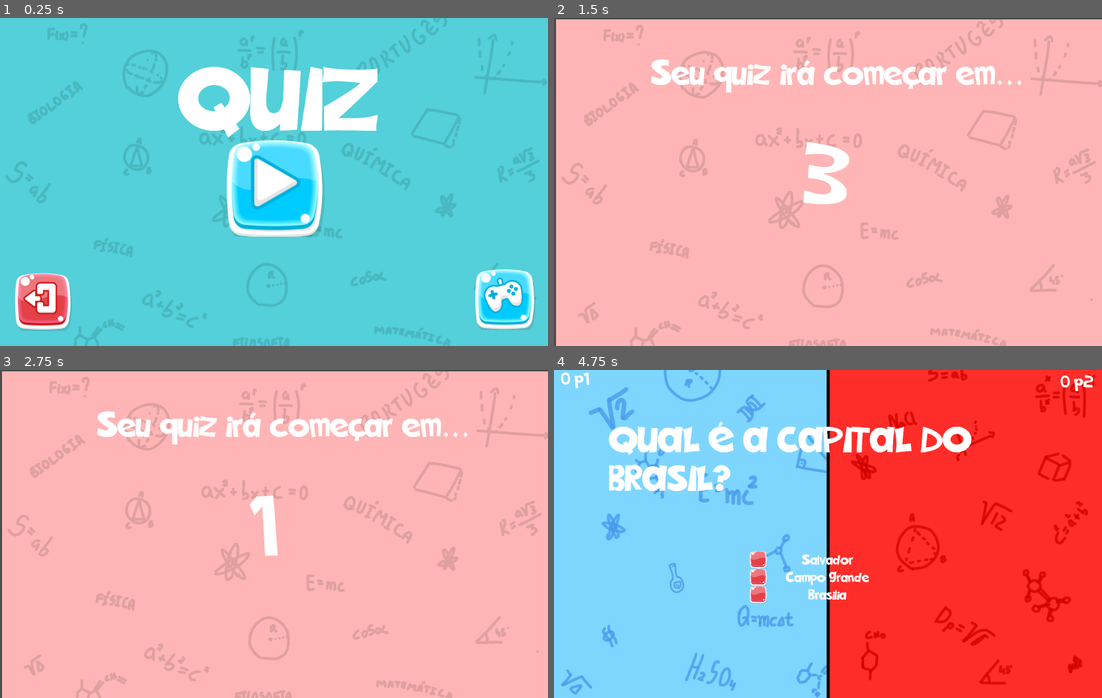
Above: before the commit, frames 1-4 (two rows, left to right).
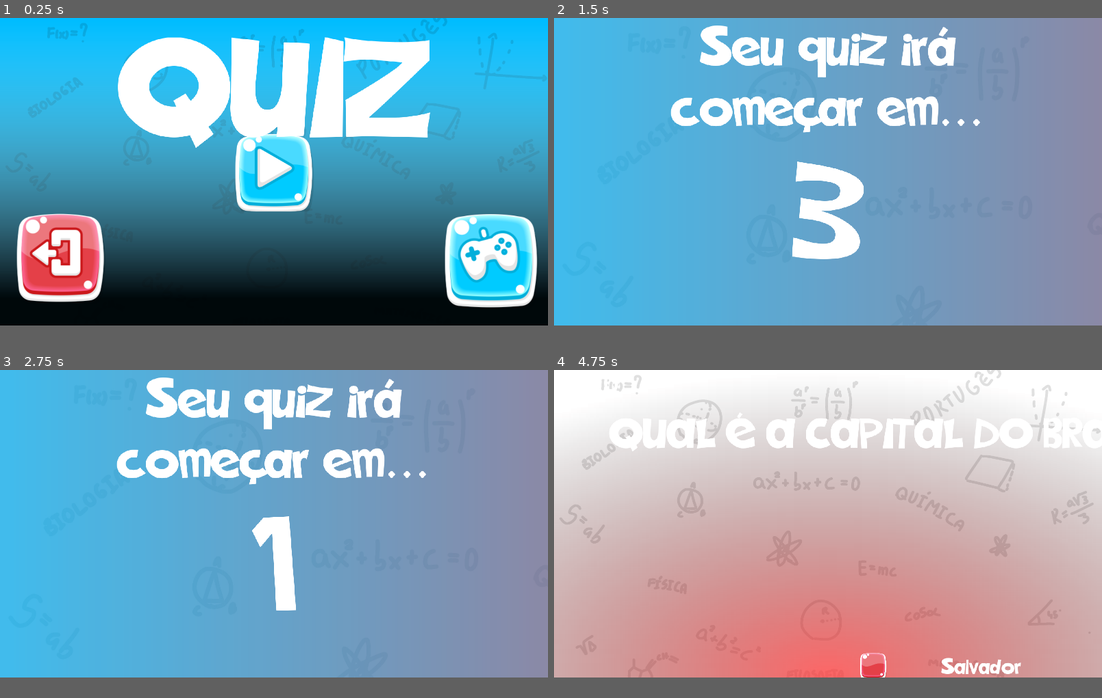
Above: after the commit, the same moments.

Repository: LabirasIFPI/Quiz-SKAR
Game: Godot game, scene res://Cenas/Menu.tscn
Same seed, same stepped clock (60 frames per second), same inputs: the game is played once before the commit and once after it.
Inputs (mouse positions are in pixels of both pictures, inside the frame that each line leads up to; where the layout moved, square brackets give the same spot in the first picture):
- Up to frame 1 (0.25 s): no input
- Up to frame 2 (1.5 s): click (828, 182) [833, 188] at 0.5 s; tap Enter at 1.25 s; tap 1 (JogadorAzul) at 1.35 s
- Up to frame 3 (2.75 s): tap 2 (JogadorVermelho) at 1.55, 2.1 s; tap Space at 2 s; hold Down (ui_down) from 2.03 s (still down); tap 1 (JogadorAzul) at 2.3 s
- Up to frame 4 (4.75 s): release Down (ui_down) at 2.78 s; tap 1 (JogadorAzul) at 2.85, 3.8, 4.35 s; tap 2 (JogadorVermelho) at 3.05, 3.6, 4.55 s; tap Enter at 3.5 s; tap Space at 4.25 s; hold Down (ui_down) from 4.28 s (still down)
In our replay, the window is 800x480 before the commit and 800x450 after it. These sizes can differ from the game's own. Grey fills any space a smaller window leaves; there, only what the larger window draws over its background counts as a difference.

The runs differ from the first frame. In frame 1, 90% of the frame differs, in the area x 0-100%, y 0-100%; in frame 2, 94%; in frame 3, 94%; in frame 4, 96%.

Commit message:
atualizações

Diff:
--- a/Cenas/Aviso.tscn
+++ b/Cenas/Aviso.tscn
@@ -1,8 +1,12 @@
-[gd_scene load_steps=6 format=2]
+[gd_scene load_steps=8 format=2]
 
 [ext_resource path="res://Códigos/ sobre_avisos.gd" type="Script" id=1]
 [ext_resource path="res://Assets/Fontes/tmj_by_mallagueta_pepper-d62rr8r.ttf" type="DynamicFontData" id=2]
 [ext_resource path="res://Assets/FreeGUI/png/bg_branco.jpeg" type="Texture" id=3]
+[ext_resource path="res://Data/QuizMain.tres" type="Gradient" id=4]
+
+[sub_resource type="GradientTexture2D" id=5]
+gradient = ExtResource( 4 )
 
 [sub_resource type="DynamicFont" id=3]
 size = 200
@@ -12,32 +16,53 @@
 size = 500
 font_data = ExtResource( 2 )
 
-[node name="Aviso" type="Node2D"]
+[node name="Aviso" type="Control"]
+margin_right = 1920.0
+margin_bottom = 1080.0
 script = ExtResource( 1 )
 
-[node name="Bg" type="Sprite" parent="."]
+[node name="CanvasLayer" type="CanvasLayer" parent="."]
+layer = -1
+follow_viewport_enable = true
+
+[node name="Bg" type="TextureRect" parent="CanvasLayer"]
 self_modulate = Color( 1, 0.713726, 0.713726, 1 )
-position = Vector2( 1511, 908 )
+margin_right = 3000.0
+margin_bottom = 1800.0
 texture = ExtResource( 3 )
 
+[node name="color-bg" type="TextureRect" parent="CanvasLayer"]
+anchor_right = 1.0
+anchor_bottom = 1.0
+margin_right = 2997.0
+margin_bottom = 1796.0
+texture = SubResource( 5 )
+expand = true
+flip_h = true
+
 [node name="aviso" type="Label" parent="."]
-margin_left = 531.0
-margin_top = 200.0
-margin_right = 2577.0
-margin_bottom = 409.0
+anchor_right = 1.0
+margin_bottom = 209.0
 custom_fonts/font = SubResource( 3 )
-text = "Seu quiz irá começar em..."
+text = "Seu quiz irá
+começar em..."
+align = 1
 
 [node name="tempo_label" type="Label" parent="."]
-margin_left = 1364.0
-margin_top = 601.0
-margin_right = 3300.0
-margin_bottom = 1123.0
+anchor_left = 0.5
+anchor_top = 0.5
+anchor_right = 0.5
+anchor_bottom = 0.5
+margin_left = -968.0
+margin_top = -114.0
+margin_right = 968.0
+margin_bottom = 408.0
 mouse_default_cursor_shape = 6
 size_flags_vertical = 6
 size_flags_stretch_ratio = 0.0
 custom_fonts/font = SubResource( 2 )
 text = "0"
+align = 1
 valign = 2
 
 [node name="Timer" type="Timer" parent="."]
--- a/Cenas/Menu.tscn
+++ b/Cenas/Menu.tscn
@@ -7,6 +7,14 @@
 [ext_resource path="res://Assets/Fontes/tmj_by_mallagueta_pepper-d62rr8r.ttf" type="DynamicFontData" id=5]
 [ext_resource path="res://Assets/FreeGUI/png/tutorial.png" type="Texture" id=6]
 [ext_resource path="res://Assets/FreeGUI/png/playblue.png" type="Texture" id=7]
+
+[sub_resource type="Gradient" id=2]
+offsets = PoolRealArray( 0, 0.916201 )
+colors = PoolColorArray( 1, 1, 1, 0, 0, 0, 0, 0.956863 )
+
+[sub_resource type="GradientTexture2D" id=3]
+gradient = SubResource( 2 )
+fill_to = Vector2( 0, 1 )
 
 [sub_resource type="DynamicFont" id=1]
 size = 500
@@ -19,37 +27,60 @@
 "_edit_horizontal_guides_": [ 1709.0 ]
 }
 
-[node name="Back" type="TextureRect" parent="."]
-self_modulate = Color( 0.329412, 0.819608, 0.854902, 1 )
-margin_right = 40.0
-margin_bottom = 40.0
+[node name="CanvasLayer" type="CanvasLayer" parent="."]
+layer = -1
+follow_viewport_enable = true
+
+[node name="Back" type="TextureRect" parent="CanvasLayer"]
+self_modulate = Color( 0, 0.741176, 1, 1 )
+anchor_right = 1.0
+anchor_bottom = 1.0
 texture = ExtResource( 1 )
+expand = true
 
-[node name="Botoẽs" type="Node2D" parent="."]
+[node name="color" type="TextureRect" parent="CanvasLayer"]
+anchor_right = 1.0
+anchor_bottom = 1.0
+texture = SubResource( 3 )
+expand = true
+
+[node name="Botoẽs" type="Control" parent="."]
+anchor_right = 1.0
+anchor_bottom = 1.0
+margin_right = 1920.0
+margin_bottom = 1080.0
 
 [node name="iniciar" type="Button" parent="Botoẽs"]
-margin_left = 1227.0
-margin_top = 651.0
-margin_right = 1814.0
-margin_bottom = 1203.0
+anchor_left = 0.5
+anchor_top = 0.5
+anchor_right = 0.5
+anchor_bottom = 0.5
+margin_left = -146.5
+margin_top = -276.0
+margin_right = 146.5
+margin_bottom = 276.0
 icon = ExtResource( 7 )
 flat = true
 expand_icon = true
 
 [node name="fechar" type="Button" parent="Botoẽs"]
-margin_left = 71.0
-margin_top = 1397.0
-margin_right = 404.0
-margin_bottom = 1720.0
+anchor_left = 0.5
+anchor_top = 0.5
+anchor_right = 0.5
+anchor_bottom = 0.5
+margin_left = -912.0
+margin_top = 144.0
+margin_right = -579.0
+margin_bottom = 467.0
 icon = ExtResource( 4 )
 flat = true
 expand_icon = true
 
 [node name="tutorial" type="Button" parent="Botoẽs"]
-margin_left = 2589.0
-margin_top = 1345.0
-margin_right = 2937.0
-margin_bottom = 1744.0
+margin_left = 1546.0
+margin_top = 654.0
+margin_right = 1894.0
+margin_bottom = 1053.0
 icon = ExtResource( 6 )
 flat = true
 expand_icon = true
@@ -63,12 +94,12 @@
 region_rect = Rect2( 2000, 520, 325, 225 )
 
 [node name="Titulo" type="Label" parent="."]
-margin_left = 850.0
-margin_top = 200.0
-margin_right = 2068.0
-margin_bottom = 722.0
+anchor_right = 1.0
+margin_right = 1920.0
+margin_bottom = 522.0
 custom_fonts/font = SubResource( 1 )
-text = " QUIZ"
+text = "QUIZ"
+align = 1
 
 [connection signal="pressed" from="Botoẽs/iniciar" to="." method="_on_iniciar_pressed"]
 [connection signal="pressed" from="Botoẽs/fechar" to="." method="_on_fechar_pressed"]
--- a/Cenas/QuizMain.tscn
+++ b/Cenas/QuizMain.tscn
@@ -1,12 +1,27 @@
-[gd_scene load_steps=8 format=2]
+[gd_scene load_steps=12 format=2]
 
 [ext_resource path="res://Códigos/QuizMain.gd" type="Script" id=1]
 [ext_resource path="res://Assets/Fontes/tmj_by_mallagueta_pepper-d62rr8r.ttf" type="DynamicFontData" id=2]
-[ext_resource path="res://Assets/FreeGUI/png/bg2.jpeg" type="Texture" id=3]
+[ext_resource path="res://Assets/FreeGUI/png/bg_branco.jpeg" type="Texture" id=3]
 [ext_resource path="res://Assets/FreeGUI/png/eptyred.png" type="Texture" id=4]
+[ext_resource path="res://Data/QuizMain.tres" type="Gradient" id=5]
+
+[sub_resource type="Gradient" id=6]
+colors = PoolColorArray( 0, 1, 0.0392157, 1, 0, 0, 0, 0 )
+
+[sub_resource type="GradientTexture2D" id=7]
+gradient = SubResource( 6 )
+fill = 1
+fill_from = Vector2( 0.5, 1 )
+fill_to = Vector2( 0.5, 0 )
+
+[sub_resource type="GradientTexture2D" id=5]
+gradient = ExtResource( 5 )
+fill_from = Vector2( 1, 0 )
+fill_to = Vector2( 0, 0 )
 
 [sub_resource type="DynamicFont" id=1]
-size = 200
+size = 150
 font_data = ExtResource( 2 )
 
 [sub_resource type="DynamicFont" id=2]
@@ -20,9 +35,28 @@
 [node name="QuizMain" type="Node2D"]
 script = ExtResource( 1 )
 
-[node name="Bg" type="Sprite" parent="."]
-position = Vector2( 1500, 900 )
+[node name="CanvasLayer" type="CanvasLayer" parent="."]
+layer = -1
+follow_viewport_enable = true
+
+[node name="Bg" type="TextureRect" parent="CanvasLayer"]
+anchor_right = 1.0
+anchor_bottom = 1.0
 texture = ExtResource( 3 )
+expand = true
+
+[node name="CorRespondedor" type="TextureRect" parent="CanvasLayer"]
+anchor_right = 1.0
+anchor_bottom = 1.0
+texture = SubResource( 7 )
+expand = true
+
+[node name="bg_color" type="TextureRect" parent="."]
+visible = false
+margin_right = 3001.0
+margin_bottom = 1801.0
+texture = SubResource( 5 )
+expand = true
 
 [node name="Opcoes_botoes" type="Node2D" parent="."]
 visible = false
@@ -55,10 +89,10 @@
 expand_icon = true
 
 [node name="Pergutas_teste" type="Label" parent="."]
-margin_left = 300.0
-margin_top = 284.0
-margin_right = 2700.0
-margin_bottom = 493.0
+margin_left = 193.0
+margin_top = 149.0
+margin_right = 2771.0
+margin_bottom = 358.0
 custom_fonts/font = SubResource( 1 )
 text = "perguntas"
 autowrap = true
--- a/Cenas/alternativa.gd
+++ b/Cenas/alternativa.gd
@@ -3,8 +3,8 @@
 var optionID = 0;
 
 func _ready() -> void:
-	pass # Replace with function body.
+	pass
 
 
 func _on_op_1_pressed():
-	pass # Replace with function body.
+	pass
--- a/Códigos/ sobre_avisos.gd
+++ b/Códigos/ sobre_avisos.gd
@@ -1,4 +1,4 @@
-extends Node2D
+extends Control
 
 onready var _tempo = get_node("tempo_label")
 
--- a/Códigos/Global.gd
+++ b/Códigos/Global.gd
@@ -2,13 +2,13 @@
 #Muda quando um botão de alternativa for pressionado
 var respondeu
 #contagem de pontos do jogador 1 (azul)
-var pontos_p1 : = 0
+var pontos_p1 : = 0;
 #contagem de pontos do jogador 2 (vermelho)
 var pontos_p2: = 0;
 # Quando o jogadro 1(azul) apertou o botão primeiro ==>vez de resposta
-var resp_p1 = 0
+var resp_p1 = 0;
 #Quando o jogadro dois(red) apertou o botã primeiro ==>vez de resposta
-var resp_p2 = 0
+var resp_p2 = 0;
 
 func _ready():
 	pass
--- a/Códigos/QuizMain.gd
+++ b/Códigos/QuizMain.gd
@@ -1,5 +1,5 @@
 extends Node2D
-#INFORMAÇÃO: TLPR significa tempo limite por pergunat
+# INFORMAÇÃO: TLPR significa tempo limite por pergunat
 
 
 ## Banco de dados de perguntas:
@@ -98,7 +98,12 @@
 #Cena de alternativas
 onready var optionsNode = get_node("Options");
 
+onready var _points_p1 = get_node("pontos_p1")
+onready var _points_p2 = get_node("pontos_p2")
+
 onready var optionScene = preload("res://Cenas/alternativa.tscn");
+
+var colorProgress: float = 0.0;
 
 func _ready() -> void:
 	randomize()
@@ -163,6 +168,8 @@
 
 
 func _process(delta: float) -> void:
+	_points_p1.text = "P1: " + (str(global.pontos_p1))
+	_points_p2.text = "P2: " + (str(global.pontos_p2))
 	# Para fins de teste, avançar pergunta
 	if Input.is_action_just_pressed("ui_page_up") and global.resp_p1 == 1:
 		actualQuestionInd += 1
@@ -171,6 +178,7 @@
 		global.pontos_p1 += 1
 		global.resp_p1 = 0;
 		global.resp_p2 = 0;
+
 	if Input.is_action_just_pressed("ui_page_up") and global.resp_p2 == 1:
 		actualQuestionInd += 1
 		gerarNovaPergunta()
@@ -180,6 +188,12 @@
 		global.resp_p2 = 0;
 	input_signal_players();
 
+	updateBgColor();
+
+	if Input.is_action_just_pressed("ui_down"):
+		change_color_back();
+
+
 
 func limparExibicao():
 	$Pergutas_teste.text = "";
@@ -205,7 +219,42 @@
 #de "impedimento" (esp ja tem) ==> @WILLDO
 func input_signal_players():
 	if Input.is_action_just_pressed("JogadorAzul"):
-		global.resp_p1 = 1
+		global.resp_p1 = 1;
+		changeBackgroundByPlayer();
 
 	if Input.is_action_just_pressed("JogadorVermelho"):
-		global.resp_p2 = 1
+		global.resp_p2 = 1;
+		changeBackgroundByPlayer();
+
+func change_color_back():
+	var _back_grad = get_node("bg_color")
+	#Testanto funções do gradient
+	#@TODO pudar a cor do fundo em umam espécie de animação de acordo com o jogador que apertou
+#	_back_grad.get_texture().get_gradient().set_color(0, Color(1,0,0,0.7))#vermelho
+#	_back_grad.get_texture().get_gradient().set_offsets([0, 0.7])
+
+	_back_grad.get_texture().get_gradient().set_color(1, Color(0,0.74,1,0.7))#azul
+	_back_grad.get_texture().get_gradient().set_offsets([1, 0.3])
+
+	print(_back_grad.get_texture().get_gradient().get_color(0))
+
+
+func changeBackgroundByPlayer():
+	var _bgText = get_node("CanvasLayer/CorRespondedor").texture.gradient as Gradient;
+	colorProgress = 0.0;
+
+	if global.resp_p1 and not global.resp_p2:
+		_bgText.colors[0] = Color(0,0.7,1);
+	elif global.resp_p2 and not global.resp_p1:
+		_bgText.colors[0] = Color(1,0.2,0.2);
+	else:
+		_bgText.colors[0] = Color.white;
+
+
+func updateBgColor():
+	# Se alguem tiver apertado:
+	if global.resp_p1 or global.resp_p2:
+		colorProgress = move_toward(colorProgress, 1.0, 0.068);
+
+	var _bgText = get_node("CanvasLayer/CorRespondedor").texture.gradient as Gradient;
+	_bgText.colors[0].a = colorProgress;
--- /dev/null
+++ b/Data/QuizMain.tres
@@ -0,0 +1,4 @@
+[gd_resource type="Gradient" format=2]
+
+[resource]
+colors = PoolColorArray( 1, 0.0588235, 0.0588235, 0.745098, 0, 0.745098, 1, 0.745098 )
--- a/project.godot
+++ b/project.godot
@@ -36,10 +36,14 @@
 
 [display]
 
-window/size/width=3000
-window/size/height=1800
+window/size/width=1920
+window/size/height=1080
 window/stretch/mode="viewport"
 window/stretch/aspect="keep"
+
+[global]
+
+size=false
 
 [gui]
 
Not shown: 1 places in Cenas/Menu.tscn that only renumber resources
